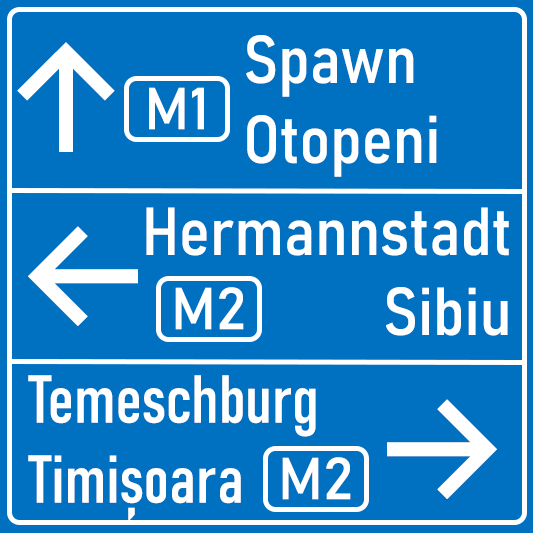
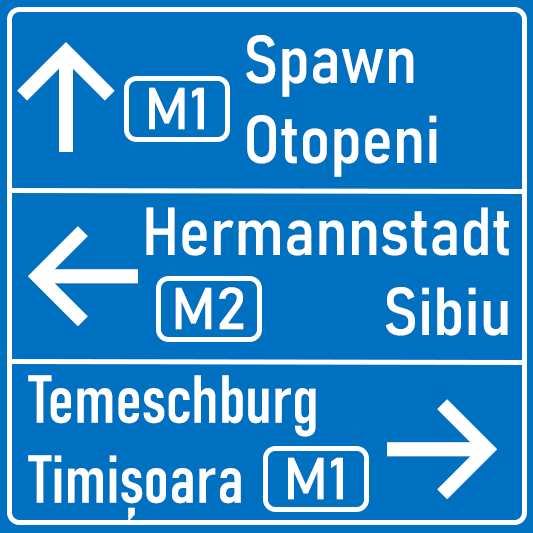
Layers edited between the first and the second 533x533 image:
renamed "M2" to "M1", painted on it over 282, 457, 351, 500
